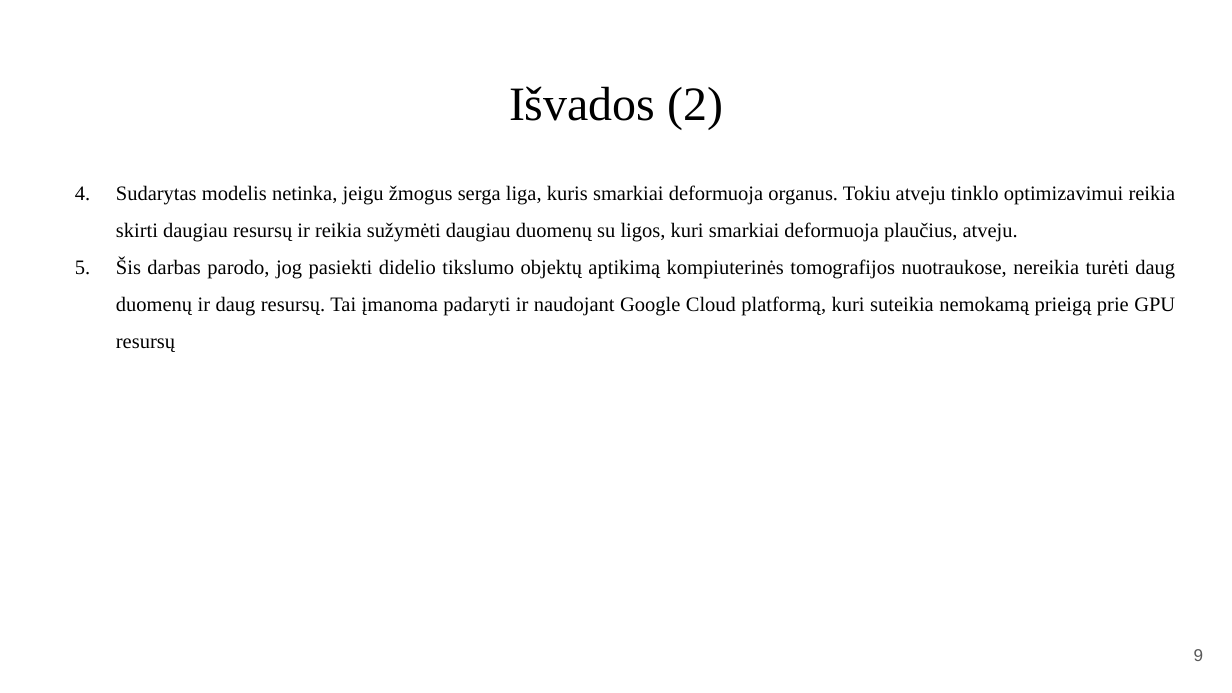
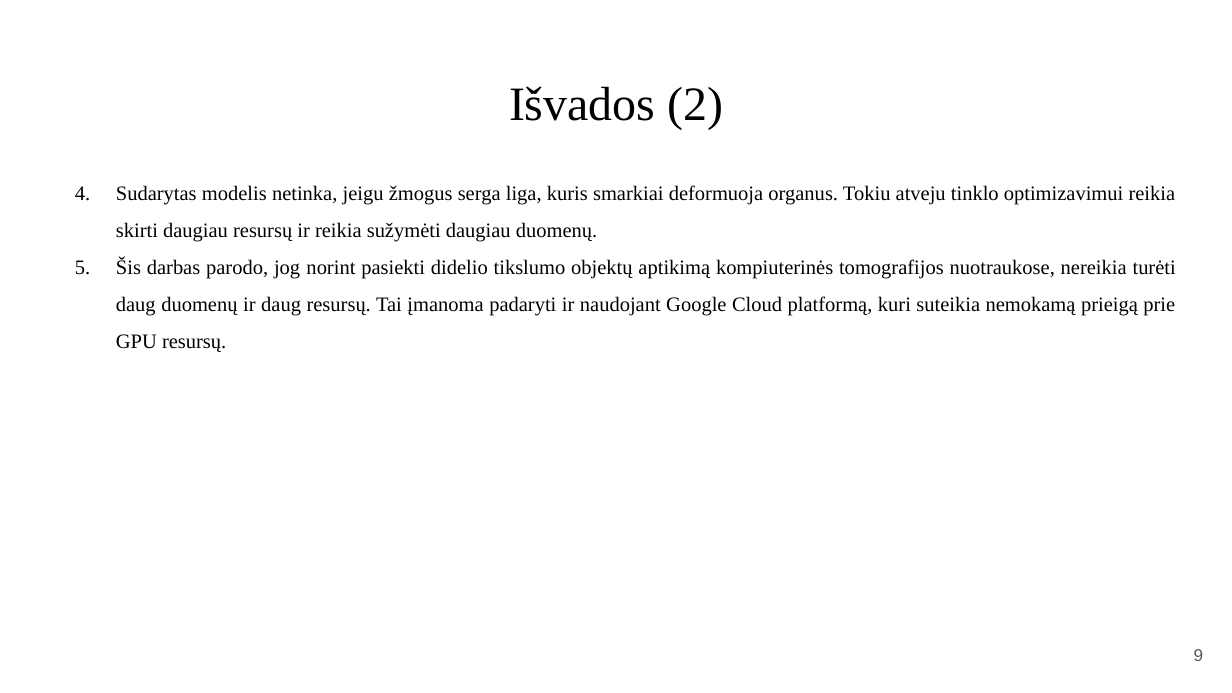
Before and after one commit to PauliusMilmantas/Lung_detection, a slide deck: slide 9 of Pristatymas/Pristatymas.pptx. Drawn at 1232x693 pixels with LibreOffice and Linux fonts; fonts in the diff are those of the drawing. Boxes give left, top, right and bottom in pixels: in the first picture for what was removed or moved away, otherwise in the second. Text is boxed around its words. In the diff, an @@ line names an element or a change of style, - is before the commit and + after.

```diff
--- a/Pristatymas/Pristatymas.pptx
+++ b/Pristatymas/Pristatymas.pptx
@@ text at <box>116,185,1176,352</box>: text changed @@
-4. Sudarytas modelis netinka, jeigu žmogus serga liga, kuris smarkiai deformuoja organus. Tokiu atveju tinklo optimizavimui reikia skirti daugiau resursų ir reikia sužymėti daugiau duomenų su ligos, kuri smarkiai deformuoja plaučius, atveju.
-5. Šis darbas parodo, jog pasiekti didelio tikslumo objektų aptikimą kompiuterinės tomografijos nuotraukose, nereikia turėti daug duomenų ir daug resursų. Tai įmanoma padaryti ir naudojant Google Cloud platformą, kuri suteikia nemokamą prieigą prie GPU resursų
+4. Sudarytas modelis netinka, jeigu žmogus serga liga, kuris smarkiai deformuoja organus. Tokiu atveju tinklo optimizavimui reikia skirti daugiau resursų ir reikia sužymėti daugiau duomenų.
+5. Šis darbas parodo, jog norint pasiekti didelio tikslumo objektų aptikimą kompiuterinės tomografijos nuotraukose, nereikia turėti daug duomenų ir daug resursų. Tai įmanoma padaryti ir naudojant Google Cloud platformą, kuri suteikia nemokamą prieigą prie GPU resursų.
```
Also in this commit, not shown: 3 other slides changed, 4 other files.
